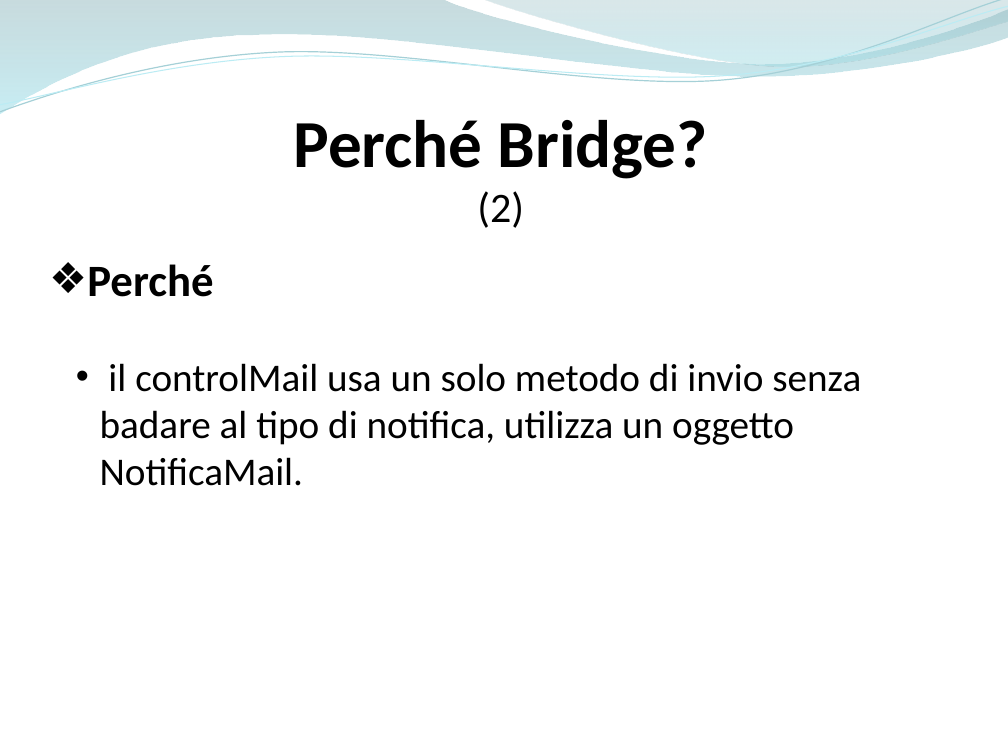
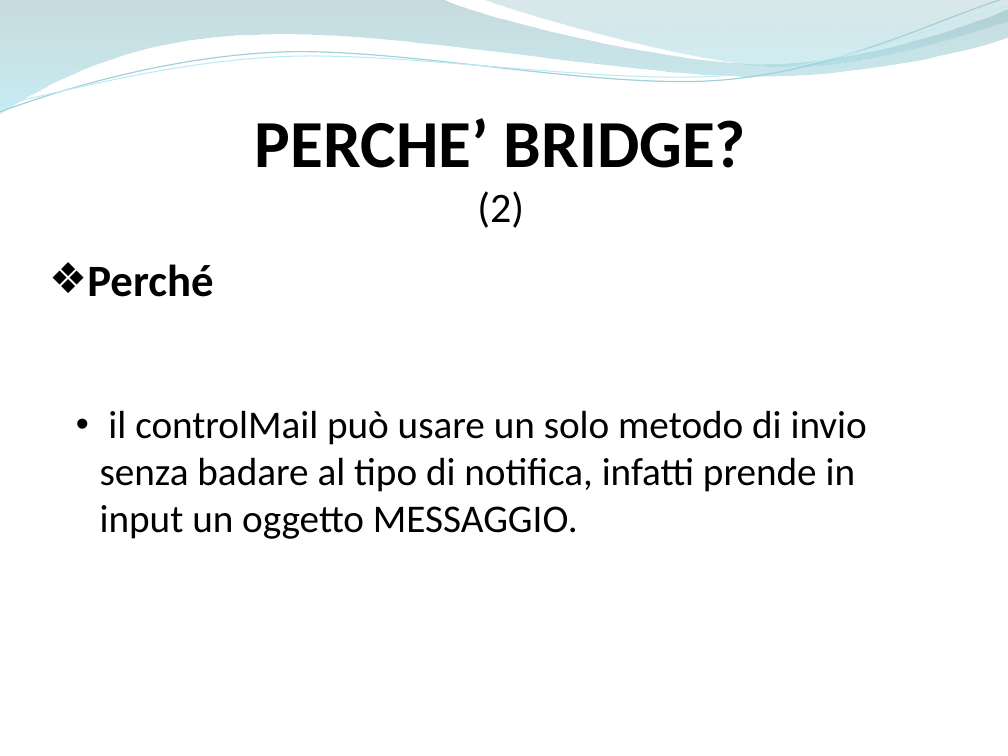
Before and after one commit to ammirate/at-silo, a slide deck: slide 93 of Presentazione/Atsilo1/[BOZZA] Atsilo_A_PresentazioneFinale copia.pptx (slide 92 before the commit). Drawn at 1008x756 pixels with LibreOffice and Linux fonts; fonts in the diff are those of the drawing. Boxes give left, top, right and bottom in pixels: in the first picture for what was removed or moved away, otherwise in the second. Text is boxed around its words. In the diff, an @@ line names an element or a change of style, - is before the commit and + after.

```diff
--- a/Presentazione/Atsilo1/[BOZZA] Atsilo_A_PresentazioneFinale copia.pptx
+++ b/Presentazione/Atsilo1/[BOZZA] Atsilo_A_PresentazioneFinale copia.pptx
@@ text at (255, 118, 746, 168): text changed @@
-Perché Bridge?
+PERCHE’ BRIDGE?
@@ text at (100, 410, 867, 539): text changed @@
-  • il controlMail usa un solo metodo di invio senza badare al tipo di notifica, utilizza un oggetto NotificaMail.
+  • il controlMail può usare un solo metodo di invio senza badare al tipo di notifica, infatti prende in input un oggetto MESSAGGIO.
```
Also in this commit, not shown: 5 other slides changed, 8 slides added, 3 slides removed, 2 other files.
